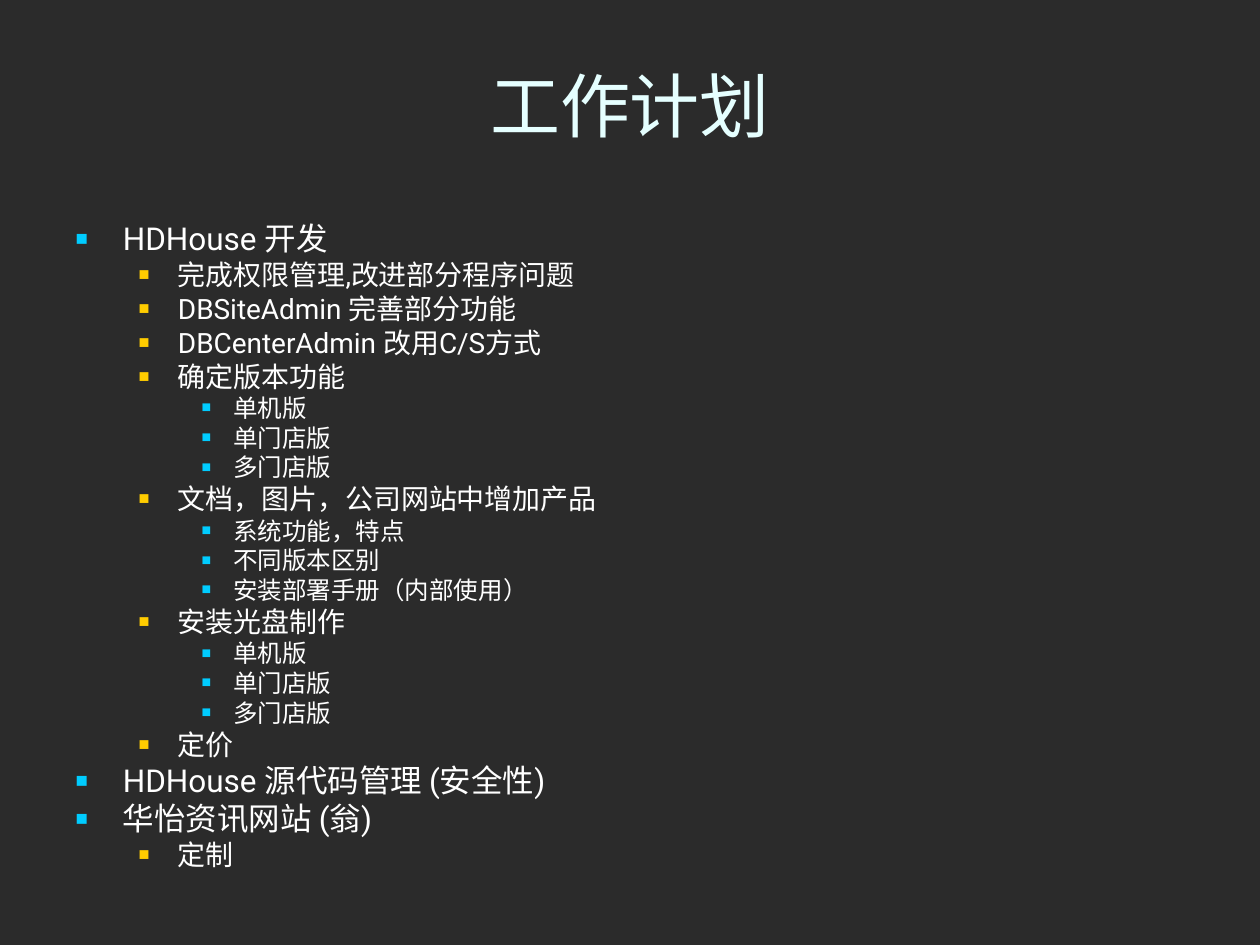
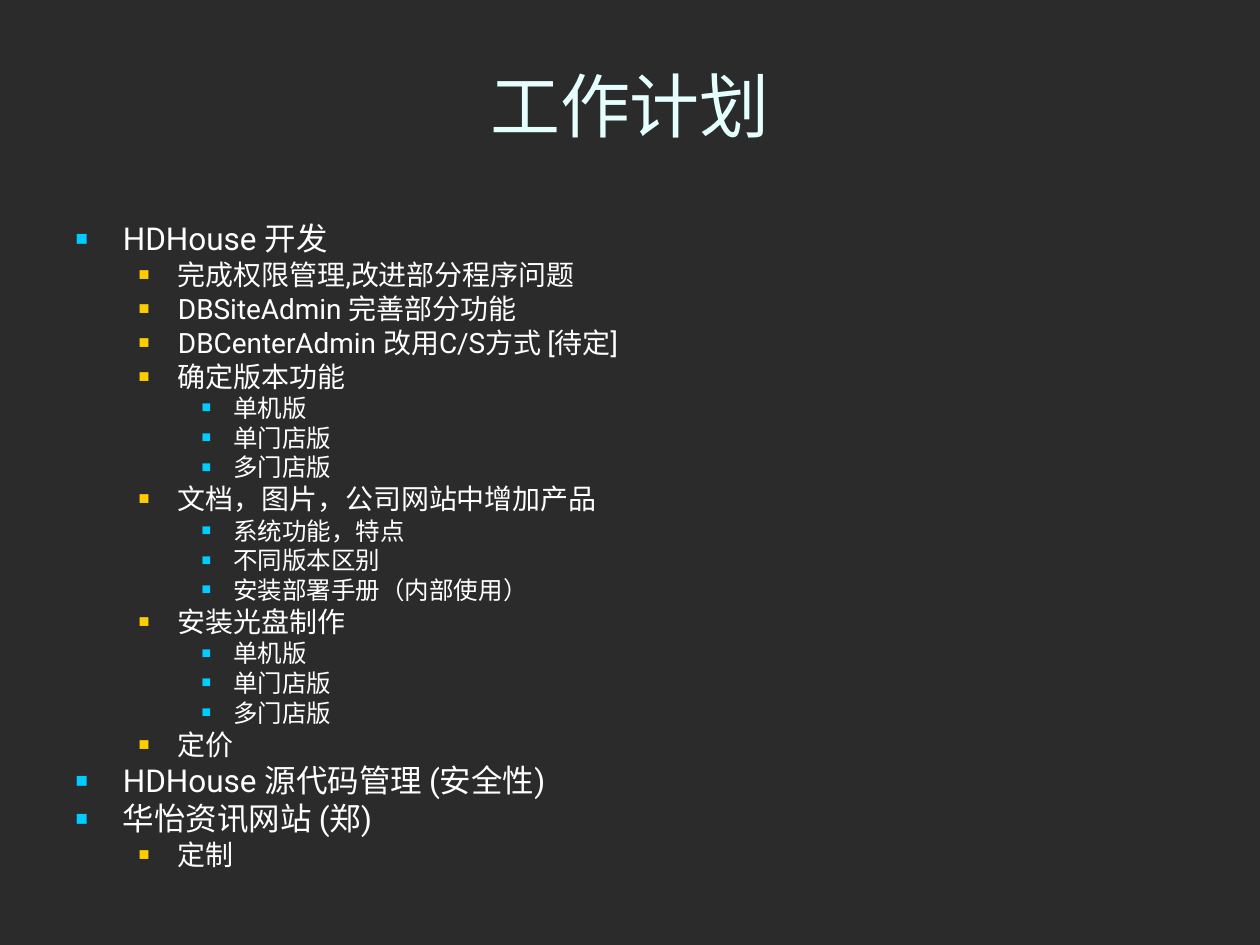
Before and after one commit to honj51/ideacode, a slide deck: slide 2 of doc/工作计划/9月/2009Week40.ppt. Drawn at 1260x945 pixels with LibreOffice and Linux fonts; fonts in the diff are those of the drawing; background and template pictures are left out; a plain dark background stands for a picture behind light text. Boxes give left, top, right and bottom in pixels: in the first picture for what was removed or moved away, otherwise in the second. Text is boxed around its words. In the diff, an @@ line names an element or a change of style, - is before the commit and + after.

```diff
--- a/doc/工作计划/9月/2009Week40.ppt
+++ b/doc/工作计划/9月/2009Week40.ppt
@@ text at [178, 329, 618, 358]: text changed @@
-  ■ DBCenterAdmin 改用C/S方式
+  ■ DBCenterAdmin 改用C/S方式 [待定]
@@ text at [123, 803, 372, 837]: text changed @@
-■ 华怡资讯网站 (翁)
+■ 华怡资讯网站 (郑)
```
Also in this commit, not shown: 3 other files.
